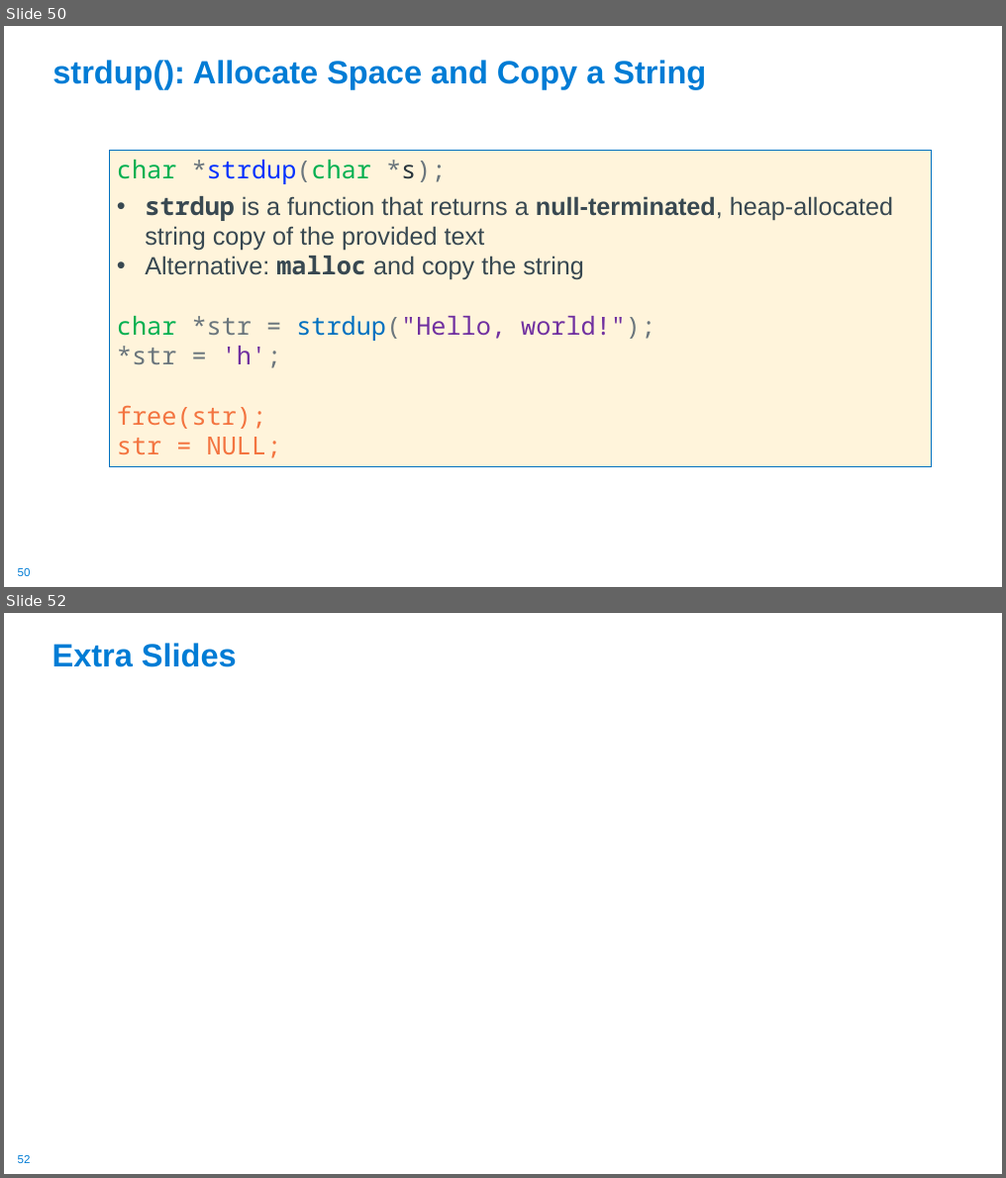
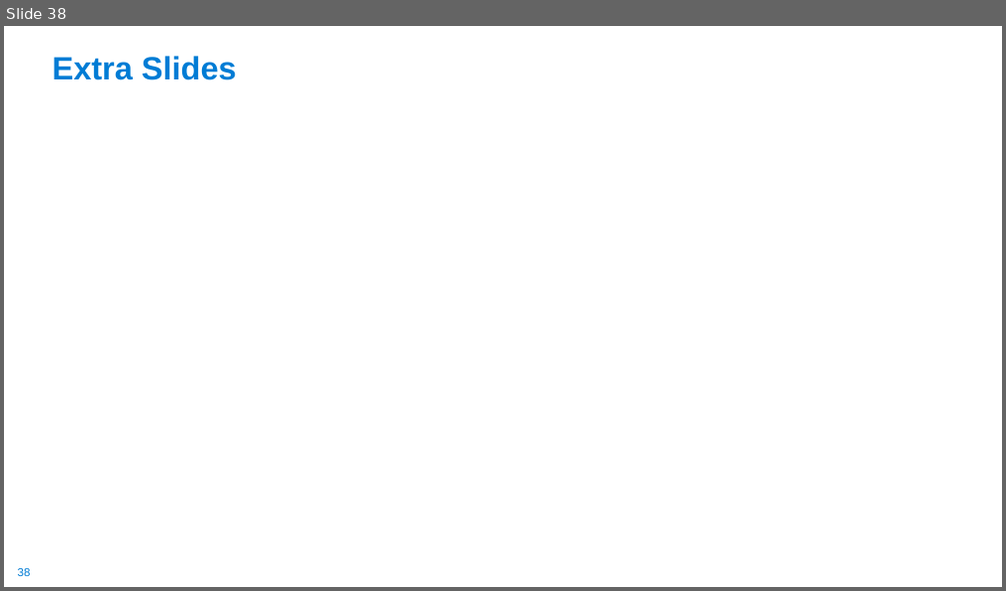
Before and after one commit to cse30-sp24/Muller-Slides, a slide deck: Lecture-7.pptx. Shown one above the other, each under a label of ours: slides 50 and 52 before the commit, slide 38 after it; the slides between them are not shown. The pictures are 1006x1178 and 1006x591 pixels, drawn with LibreOffice and Linux fonts; fonts in the diff are those of the drawing. Boxes give left, top, right and bottom in pixels: in the first picture for what was removed or moved away, otherwise in the second. Text is boxed around its words. In the diff, an @@ line names an element or a change of style, - is before the commit and + after.

```diff
--- a/Lecture-7.pptx
+++ b/Lecture-7.pptx
@@ slide 50 removed at (4, 26, 1002, 587), background #FFFFFF; not listed: 1 template element that a slide beside it also shows @@
@@ title removed at (53, 60, 706, 89) @@
-strdup(): Allocate Space and Copy a String
@@ rectangle removed at (110, 151, 931, 467) @@
-char *strdup(char *s);
-• strdup is a function that returns a null-terminated, heap-allocated string copy of the provided text
-• Alternative: malloc and copy the string
-char *str = strdup("Hello, world!");
-*str = 'h';
-free(str);
-str = NULL;
@@ what was slide 52 is now slide 38 @@
@@ page number at (18, 569, 31, 576): text changed @@
-52
+38
```
Also in this commit, not shown: 6 slides changed, 13 other slides removed, 1 other file.
